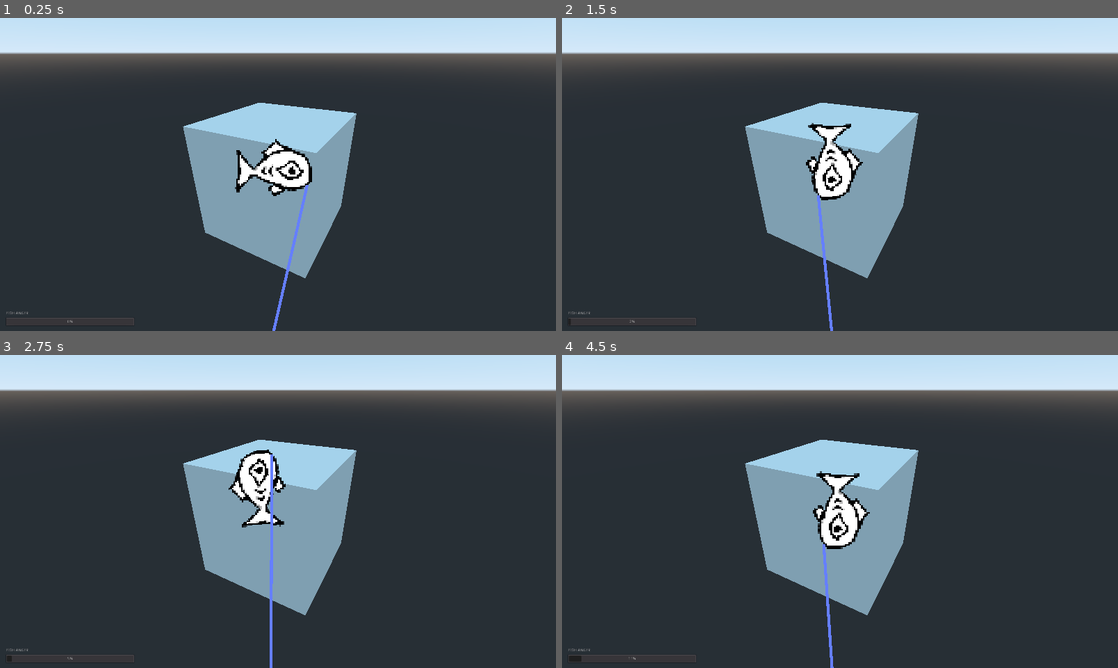
Above: before the commit, frames 1-4 (two rows, left to right).
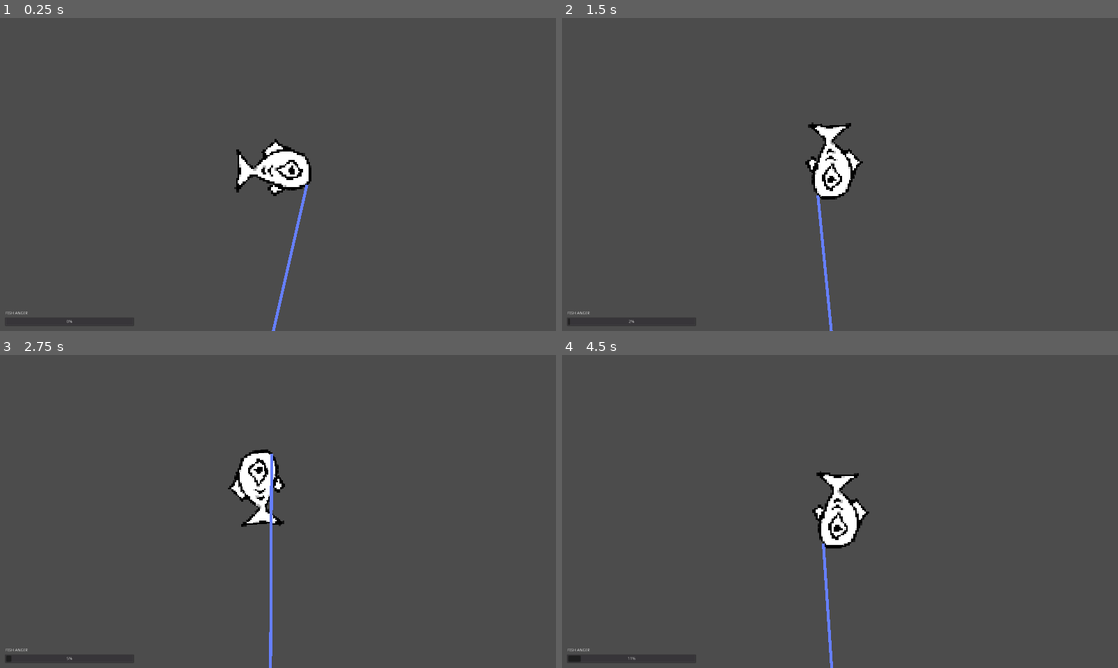
Above: after the commit, the same moments.

Repository: henryTschudy/AnglersDeep
Game: Godot game, scene res://scenes/reel_scene.tscn
Two runs of this game, one before a commit and one after it. Both use one fixed random seed, a clock stepped at 60 frames per second and the inputs below.
Inputs (mouse positions are in pixels of both pictures, inside the frame that each line leads up to):
- Up to frame 1 (0.25 s): no input
- Up to frame 2 (1.5 s): tap Enter at 0.5 s; move the mouse to (962, 158) at 0.52 s; hold D (move_right) 0.53-1.25 s; hold Space (move_stop) 0.53-1.25 s; click (962, 158) at 0.67 s; drag from (728, 190) to (812, 237) at 1.27 s
- Up to frame 3 (2.75 s): move the mouse to (333, 442) at 2.02 s; hold D (move_right) from 2.03 s (still down); hold Space (move_stop) from 2.03 s (still down)
- Up to frame 4 (4.5 s): release D (move_right) at 2.75 s; release Space (move_stop) at 2.75 s; drag from (812, 574) to (673, 464) at 2.77 s; move the mouse to (1006, 558) at 3.52 s; hold A (move_left) 3.53-4.25 s; hold Space (move_stop) 3.53-4.25 s; drag from (673, 464) to (756, 433) at 4.27 s

The runs differ from the first frame. In frame 1, 91% of the frame differs, in the area x 0-100%, y 0-100%; in frame 2, 91%; in frame 3, 91%; in frame 4, 91%.

Commit message:
small edit

Diff:
--- a/scenes/reel_scene.tscn
+++ b/scenes/reel_scene.tscn
@@ -1,12 +1,8 @@
-[gd_scene load_steps=6 format=2]
+[gd_scene load_steps=4 format=2]
 
 [ext_resource path="res://fish_game_scripts/fish.gd" type="Script" id=1]
 [ext_resource path="res://fish_game_scripts/reel_scene_manager.gd" type="Script" id=2]
 [ext_resource path="res://textures/fishy.png" type="Texture" id=3]
-
-[sub_resource type="BoxShape" id=1]
-
-[sub_resource type="CubeMesh" id=2]
 
 [node name="reel_scene_manager" type="Node2D"]
 script = ExtResource( 2 )
@@ -58,17 +54,3 @@
 __meta__ = {
 "_edit_use_anchors_": false
 }
-
-[node name="Spatial" type="Spatial" parent="."]
-
-[node name="StaticBody" type="StaticBody" parent="Spatial"]
-
-[node name="CollisionShape" type="CollisionShape" parent="Spatial/StaticBody"]
-shape = SubResource( 1 )
-
-[node name="MeshInstance" type="MeshInstance" parent="Spatial/StaticBody"]
-mesh = SubResource( 2 )
-material/0 = null
-
-[node name="Camera" type="Camera" parent="Spatial"]
-transform = Transform( 0.877583, -0.229849, 0.420735, 0, 0.877583, 0.479426, -0.479426, -0.420736, 0.770151, 1.68294, 1.9177, 3.0806 )
